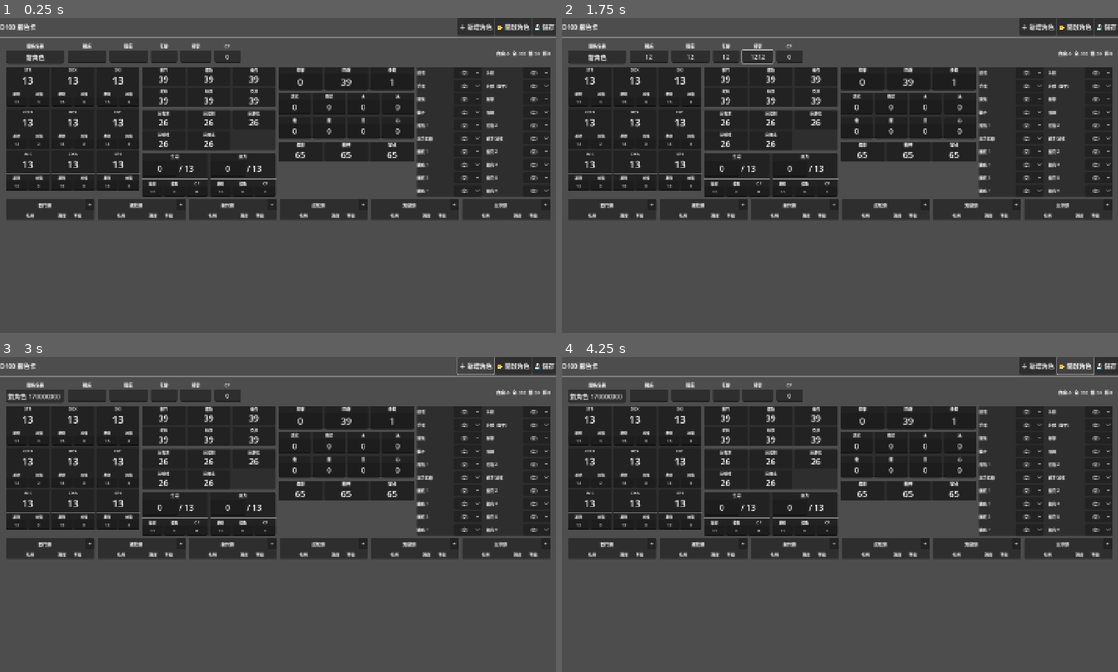
Above: before the commit, frames 1-4 (two rows, left to right).
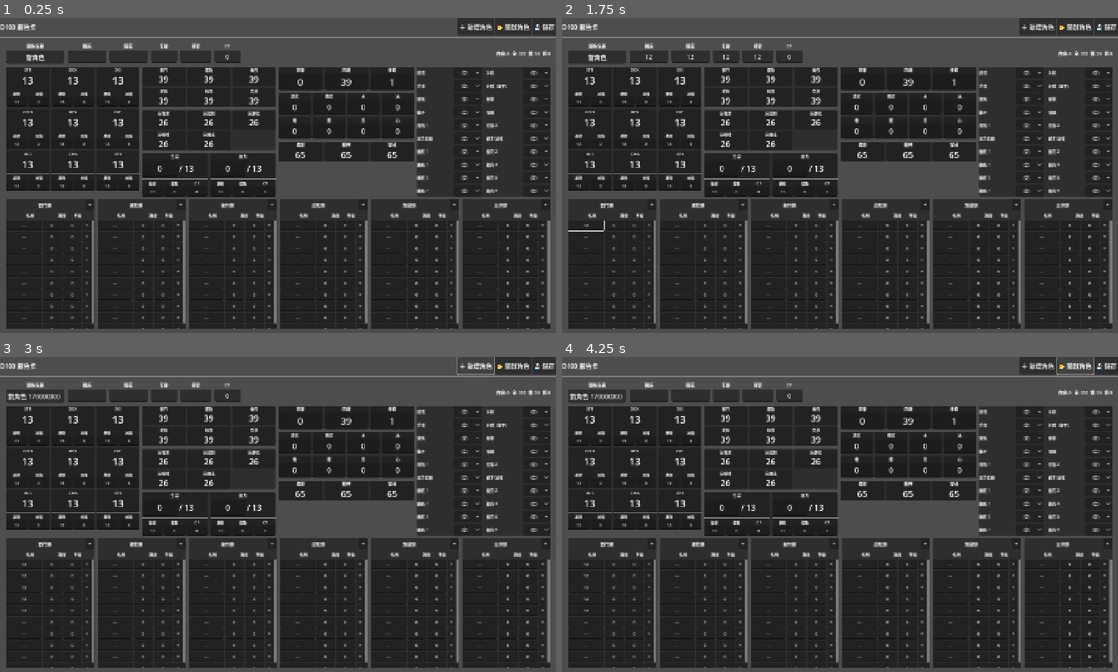
Above: after the commit, the same moments.

Repository: imo-ininder/trpg-sheet
Game: Godot game, scene res://scenes/MainScene.tscn
Two runs of this game, one before a commit and one after it. Both use one fixed random seed, a clock stepped at 60 frames per second and the inputs below.
Inputs (mouse positions are in pixels of both pictures, inside the frame that each line leads up to):
- Up to frame 1 (0.25 s): no input
- Up to frame 2 (1.75 s): click (650, 55) at 0.52 s; type "12" at 0.6 s; click (689, 55) at 0.75 s; type "12" at 0.83 s; click (723, 55) at 0.98 s; type "12" at 1.07 s; click (756, 55) at 1.27 s; type "12" at 1.35 s; click (584, 225) at 1.5 s; type "12" at 1.58 s; click (584, 235) at 1.73 s
- Up to frame 3 (3 s): type "12" at 1.82 s; click (22, 586) at 2.02 s; type "12" at 2.1 s; click (22, 599) at 2.25 s; type "12" at 2.33 s; click (22, 609) at 2.48 s; type "12" at 2.57 s; click "＋ 新增角色" at 2.75 s
- Up to frame 4 (4.25 s): click "📂 開啟角色" at 3.5 s

The runs differ from the first frame. In frame 1, 32% of the frame differs, in the area x 1-99%, y 64-99%; in frame 2, 32%, in the area x 1-99%, y 9-99%; in frame 3, 32%; in frame 4, 32%.

Commit message:
fix skill row and item box

Diff:
--- a/scripts/CharacterSheet.gd
+++ b/scripts/CharacterSheet.gd
@@ -20,6 +20,7 @@
 var _mp_inputs: Dictionary = {}
 var _equip_inputs: Dictionary = {}      # slot_name -> OptionButton
 var _skill_rows: Dictionary = {}        # cat -> Array of {name, diff, level LineEdit}
+var _skill_scrolls: Dictionary = {}     # cat -> ScrollContainer（用於動態調整高度）
 var _currency_display: Label            # 頂部貨幣顯示標籤（唯讀）
 var _name_edit: LineEdit
 var _race_edit: LineEdit
@@ -27,6 +28,11 @@
 var _age_edit: LineEdit
 var _align_edit: LineEdit
 var _cp_edit: LineEdit
+
+# 技能列常數
+const SKILL_ROW_HEIGHT = 30  # 每行高度（28px + 2px separation）
+const SKILL_HEADER_HEIGHT = 70  # 標題 + 標頭 + spacing
+const SKILL_DEFAULT_ROWS = 10  # 預設行數
 
 # ── 建立 UI ──────────────────────────────────────
 func _ready() -> void:
@@ -575,8 +581,12 @@
 	scroll.size_flags_vertical   = Control.SIZE_EXPAND_FILL
 	scroll.horizontal_scroll_mode = ScrollContainer.SCROLL_MODE_DISABLED
 	scroll.vertical_scroll_mode = ScrollContainer.SCROLL_MODE_AUTO
-	# 不設定固定高度，讓它根據視窗大小動態調整
+	# 設定初始最小高度 = 預設 10 行
+	scroll.custom_minimum_size.y = SKILL_DEFAULT_ROWS * SKILL_ROW_HEIGHT
 	vb.add_child(scroll)
+
+	# 儲存 scroll 參考，用於動態調整高度
+	_skill_scrolls[cat] = scroll
 
 	var rows_vb = VBoxContainer.new()
 	rows_vb.add_theme_constant_override("separation", 2)
@@ -589,7 +599,7 @@
 	_skill_rows[cat] = []
 
 	# 預設 10 列
-	for _i in range(10):
+	for _i in range(SKILL_DEFAULT_ROWS):
 		_add_skill_row(cat, rows_vb)
 
 	# 直接 lambda，cat / rows_vb 是函式參數，在各自 stack frame 中固定，不受閉包捕獲問題影響
@@ -624,11 +634,41 @@
 	del_btn.pressed.connect(func():
 		_skill_rows[cat].erase(row_entry)
 		row.queue_free()
+		# 刪除後也要更新高度
+		_update_skill_scroll_height(cat)
 	)
 	row.add_child(del_btn)
 
 	_skill_rows[cat].append(row_entry)
 	container.add_child(row)
+
+	# 動態調整 ScrollContainer 最小高度
+	_update_skill_scroll_height(cat)
+
+# ── 動態調整技能 ScrollContainer 高度 ─────────────
+func _update_skill_scroll_height(cat: String) -> void:
+	if not _skill_scrolls.has(cat):
+		return
+
+	var scroll = _skill_scrolls[cat]
+	var row_count = _skill_rows[cat].size()
+	var needed_height = row_count * SKILL_ROW_HEIGHT
+
+	# 取得 skill_row 的可用高度
+	# 因為 panel 的父容器是 skill_row 的 HBoxContainer，它設定了 SIZE_EXPAND_FILL
+	# 在 _ready 之後才能取得實際高度，所以這裡使用 deferred call
+	await get_tree().process_frame
+
+	var panel = scroll.get_parent().get_parent()  # scroll -> vb -> panel
+	var available_height = panel.size.y - SKILL_HEADER_HEIGHT
+
+	# 如果需要的高度小於可用高度，就設定為需要的高度
+	# 如果需要的高度大於可用高度，就設定為可用高度（會出現捲軸）
+	if available_height > 0:
+		scroll.custom_minimum_size.y = min(needed_height, available_height)
+	else:
+		# 初始化階段，先設定為需要的高度
+		scroll.custom_minimum_size.y = needed_height
 
 # ── 計算邏輯 ──────────────────────────────────────
 func _recalc_attr(attr: String) -> void:
